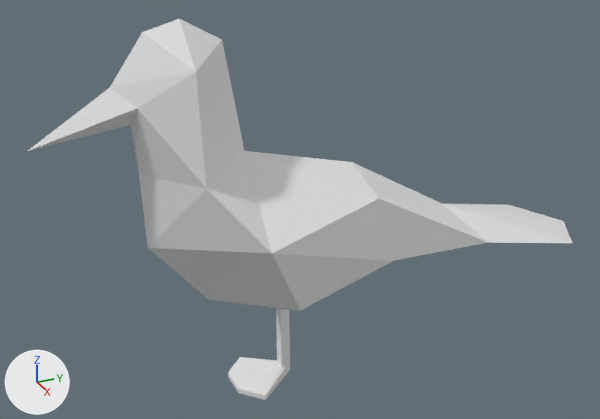
Before and after pictures for a commit that changed the Blender file geasul_3d_print.blend.
Camera for both pictures: a 50 mm camera at (238.0, -103.0, 139.0) aimed at (-7.0, 7.0, 17.0). Lighting does not change. The marker at lower left points along +X, +Y and +Z. The first picture is the older version.

Objects in the first picture: 'Geasul3DPrint:beak', 'Geasul3DPrint_body', 'Geasul3DPrint_leg'.
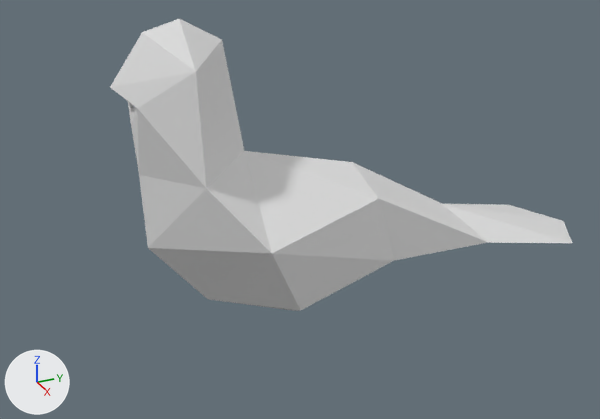
Commit message: feat: move back legs for balance

Not visible in the pictures: part 2 of me_vert_003.

Where the newer file only moved an object's origin or applied its transform, the numbers keep the older frame.

The change, as a list of edits to the scene's bpy script:
```text
Change me_vert_003:
    used by ob_geasul3dprint_body; location = (0.0, 0.0, 0.0)
    remove me_vert_003.from_pydata(...)  # 103 vertices, 115 faces; spans x -31.0..31.0, y -57.0..123.0, z -20.0..89.0
    add me_vert_003.from_pydata(...)  # 103 vertices, 117 faces; spans x -31.0..31.0, y -57.0..123.0, z -20.0..89.0
    me_vert_003 part 2: 4 vertices moved from x -19.0..19.0, y 2.0, z -6.0..-3.0 to x -19.0..19.0, y 9.0, z -4.0..0.0; 44 vertices removed from x -19.0..19.0, y 2.0..7.0, z -10.0..1.0; 44 vertices added at x -19.0..19.0, y 9.0..14.0, z -7.0..3.0
    me_vert_003 part 3: 1 vertex moved within x -2.0, y -49.0, z 68.0
Change me_vert_005:
    used by ob_geasul3dprint_leg; location = (0.0, 0.0, 0.0)
    remove me_vert_005.from_pydata(...)  # 30 vertices, 29 faces; spans x -30.0..-2.1, y -17.2..7.0, z -57.8..0.6
    add me_vert_005.from_pydata(...)  # 30 vertices, 29 faces; spans x -30.0..-2.1, y -17.2..7.0, z -55.6..2.8
    me_vert_005 part 1: the whole mesh is moved by (0.0, 0.0, 2.2)
Change ob_geasul3dprint_beak:
    add ob_geasul3dprint_beak.hide_set(True)
Change ob_geasul3dprint_body:
    remove _m = ob_geasul3dprint_body.modifiers.new('Boolean', 'BOOLEAN')
Change ob_geasul3dprint_leg:
    ob_geasul3dprint_leg.location: (0.0, 0.0, 0.0) -> (0.0, 7.3, 0.0)
    add ob_geasul3dprint_leg.hide_set(True)
```

Changed parts and their boxes [x1, y1, x2, y2] in the pictures (600 x 419 px; the box of a moved part takes in the faces that stretch with it):
'Geasul3DPrint:beak', hidden: before [28, 88, 137, 151]
'Geasul3DPrint_leg', hidden: before [228, 308, 290, 400]
part 3 of me_vert_003, moved or reshaped (not visible before): after [130, 103, 134, 108]
